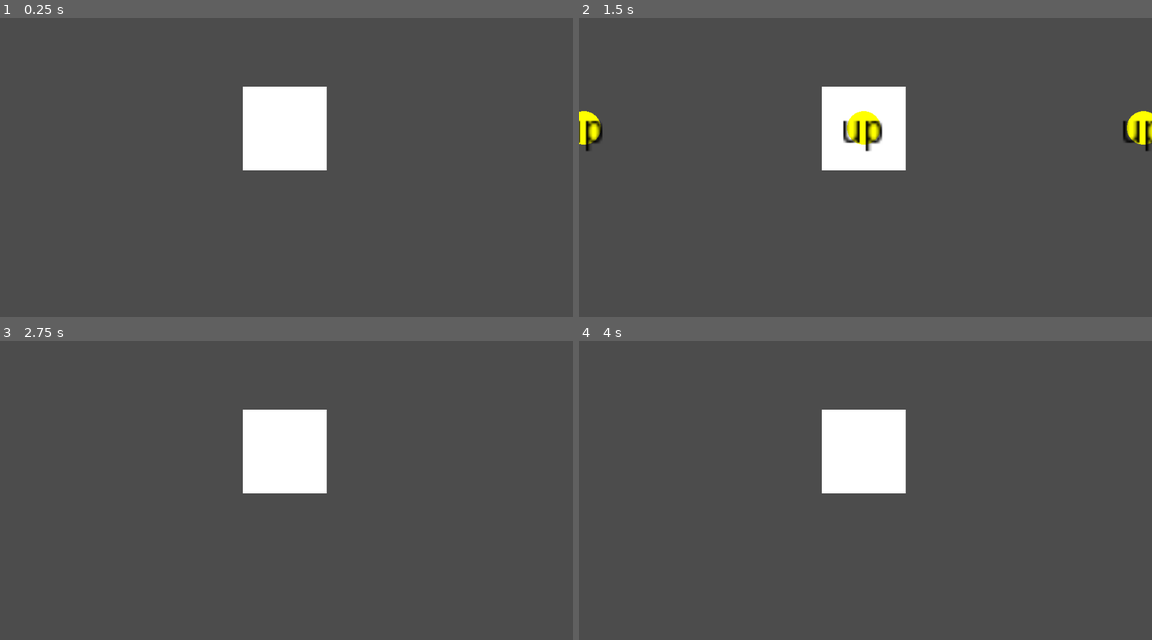
Above: before the commit, frames 1-4 (two rows, left to right).
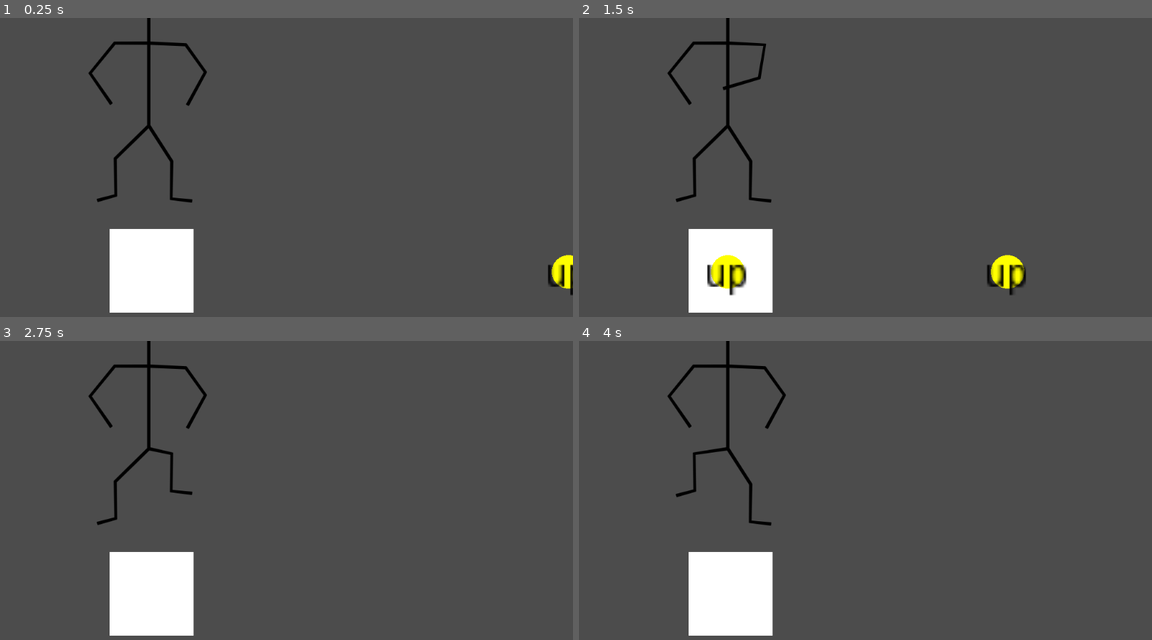
Above: after the commit, the same moments.

Repository: doctor-g/LD52
Game: Godot game, scene res://World.tscn
Same seed, same stepped clock (60 frames per second), same inputs: the game is played once before the commit and once after it. The project has no main scene, so this scene is started directly. Sound files missing from this copy of the repository are replaced by a short silence.
Inputs:
- Up to frame 1 (0.25 s): no input
- Up to frame 2 (1.5 s): hold Right (ui_right) 0.53-1.28 s; hold Down (ui_down) from 1.28 s (still down)
- Up to frame 3 (2.75 s): release Down (ui_down) at 2.03 s; hold Right (ui_right) from 2.03 s (still down)
- Up to frame 4 (4 s): release Right (ui_right) at 2.78 s; hold Up (ui_up) 2.78-3.53 s; tap Enter at 3.5 s; hold Left (ui_left) from 3.53 s (still down)

The runs differ from the first frame. In frame 1, 9.7% of the frame differs, in the area x 15-100%, y 0-99%; in frame 2, 11%, in the area x 0-100%, y 0-99%; in frame 3, 9.3%; in frame 4, 9.3%.

Commit message:
Create the dancing guy
He is just a stick figure, but he's trying his best.

Diff:
--- /dev/null
+++ b/project/Dancer/Dancer.gd
@@ -0,0 +1,55 @@
+extends Node2D
+
+const _LERP_RATE := 0.6
+
+var _knee_left_origin : Vector2
+var _knee_right_origin : Vector2
+var _shoulder_left_rot : float
+var _shoulder_right_rot : float
+
+func _ready():
+	_knee_left_origin = $"%Knee_Left".position
+	_knee_right_origin = $"%Knee_Right".position
+	_shoulder_left_rot = $"%Shoulder_Left".rotation
+	_shoulder_right_rot = $"%Shoulder_Right".rotation
+
+
+
+func _process(_delta):
+	_process_limb("ui_left", $"%Knee_Left", _knee_left_origin, Vector2(0,-50))
+	_process_limb("ui_right", $"%Knee_Right", _knee_right_origin, Vector2(0, -55))
+	_process_limb_rot("ui_up", $"%Shoulder_Left", _shoulder_left_rot, -TAU/8)
+	_process_limb_rot("ui_down", $"%Shoulder_Right", _shoulder_right_rot, TAU/8)
+
+	# Redraw every frame.
+	update()
+
+
+func _process_limb(action:String, node:Node2D, origin:Vector2, offset:Vector2):
+	if Input.is_action_pressed(action):
+		node.position = lerp(node.position, origin + offset, _LERP_RATE)
+	else:
+		node.position = lerp(node.position, origin, _LERP_RATE)
+
+
+func _process_limb_rot(action:String, node:Node2D, origin:float, offset:float):
+	if Input.is_action_pressed(action):
+		node.rotation = lerp_angle(node.rotation, origin+offset, _LERP_RATE)
+	else:
+		node.rotation = lerp_angle(node.rotation, origin, _LERP_RATE)
+
+
+func _draw():
+	_draw_line([$"%Pelvis", $"%Knee_Left", $"%Foot_Left", $"%Toe_Left"])
+	_draw_line([$"%Pelvis", $"%Knee_Right", $"%Foot_Right", $"%Toe_Right"])
+	_draw_line([$"%Pelvis", $"%Neck", $"%Head"])
+	_draw_line([$"%Neck", $"%Shoulder_Left", $"%UpperArm_Left", $"%LowerArm_Left"])
+	_draw_line([$"%Neck", $"%Shoulder_Right", $"%UpperArm_Right", $"%LowerArm_Right"])
+
+
+func _draw_line(nodes:Array):
+	var array := []
+	for p in nodes:
+		var point_in_scene_coordinates : Vector2 = p.global_position - global_position
+		array.append(point_in_scene_coordinates)
+	draw_polyline(array, Color.black, 5.0, true)
--- /dev/null
+++ b/project/Dancer/Dancer.tscn
@@ -0,0 +1,66 @@
+[gd_scene load_steps=2 format=2]
+
+[ext_resource path="res://Dancer/Dancer.gd" type="Script" id=1]
+
+[node name="Dancer" type="Node2D"]
+script = ExtResource( 1 )
+
+[node name="Pelvis" type="Node2D" parent="."]
+unique_name_in_owner = true
+position = Vector2( 2, 1 )
+
+[node name="Knee_Right" type="Node2D" parent="Pelvis"]
+unique_name_in_owner = true
+position = Vector2( 41, 64 )
+
+[node name="Foot_Right" type="Node2D" parent="Pelvis/Knee_Right"]
+unique_name_in_owner = true
+position = Vector2( -1, 67 )
+
+[node name="Toe_Right" type="Node2D" parent="Pelvis/Knee_Right/Foot_Right"]
+unique_name_in_owner = true
+position = Vector2( 37, 4 )
+
+[node name="Knee_Left" type="Node2D" parent="Pelvis"]
+unique_name_in_owner = true
+position = Vector2( -60, 59 )
+
+[node name="Foot_Left" type="Node2D" parent="Pelvis/Knee_Left"]
+unique_name_in_owner = true
+position = Vector2( 1, 66 )
+
+[node name="Toe_Left" type="Node2D" parent="Pelvis/Knee_Left/Foot_Left"]
+unique_name_in_owner = true
+position = Vector2( -33, 9 )
+
+[node name="Neck" type="Node2D" parent="Pelvis"]
+unique_name_in_owner = true
+position = Vector2( 0, -148 )
+
+[node name="Shoulder_Left" type="Node2D" parent="Pelvis/Neck"]
+unique_name_in_owner = true
+position = Vector2( -61, 0 )
+
+[node name="UpperArm_Left" type="Node2D" parent="Pelvis/Neck/Shoulder_Left"]
+unique_name_in_owner = true
+position = Vector2( -44, 54 )
+
+[node name="LowerArm_Left" type="Node2D" parent="Pelvis/Neck/Shoulder_Left/UpperArm_Left"]
+unique_name_in_owner = true
+position = Vector2( 38, 55 )
+
+[node name="Shoulder_Right" type="Node2D" parent="Pelvis/Neck"]
+unique_name_in_owner = true
+position = Vector2( 66, 3 )
+
+[node name="UpperArm_Right" type="Node2D" parent="Pelvis/Neck/Shoulder_Right"]
+unique_name_in_owner = true
+position = Vector2( 35, 49 )
+
+[node name="LowerArm_Right" type="Node2D" parent="Pelvis/Neck/Shoulder_Right/UpperArm_Right"]
+unique_name_in_owner = true
+position = Vector2( -32, 59 )
+
+[node name="Head" type="Node2D" parent="Pelvis/Neck"]
+unique_name_in_owner = true
+position = Vector2( 0, -73 )
--- a/project/World.tscn
+++ b/project/World.tscn
@@ -1,22 +1,26 @@
-[gd_scene load_steps=3 format=2]
+[gd_scene load_steps=4 format=2]
 
 [ext_resource path="res://GameplayTest.gd" type="Script" id=1]
 [ext_resource path="res://Game/jiggy.ogg" type="AudioStream" id=2]
+[ext_resource path="res://Dancer/Dancer.tscn" type="PackedScene" id=3]
 
 [node name="World" type="Node2D"]
 
-[node name="ColorRect" type="ColorRect" parent="."]
-margin_left = 434.0
-margin_top = 123.0
-margin_right = 584.0
-margin_bottom = 273.0
-
-[node name="GameplayTest" type="Node" parent="."]
+[node name="GameplayTest" type="Node2D" parent="."]
 script = ExtResource( 1 )
 
+[node name="ColorRect" type="ColorRect" parent="GameplayTest"]
+margin_left = 196.0
+margin_top = 378.0
+margin_right = 346.0
+margin_bottom = 528.0
+
 [node name="TargetArea" type="Node2D" parent="GameplayTest"]
-position = Vector2( 509, 197 )
+position = Vector2( 266, 455 )
 
 [node name="AudioStreamPlayer" type="AudioStreamPlayer" parent="GameplayTest"]
 stream = ExtResource( 2 )
 autoplay = true
+
+[node name="Dancer" parent="." instance=ExtResource( 3 )]
+position = Vector2( 264, 192 )
